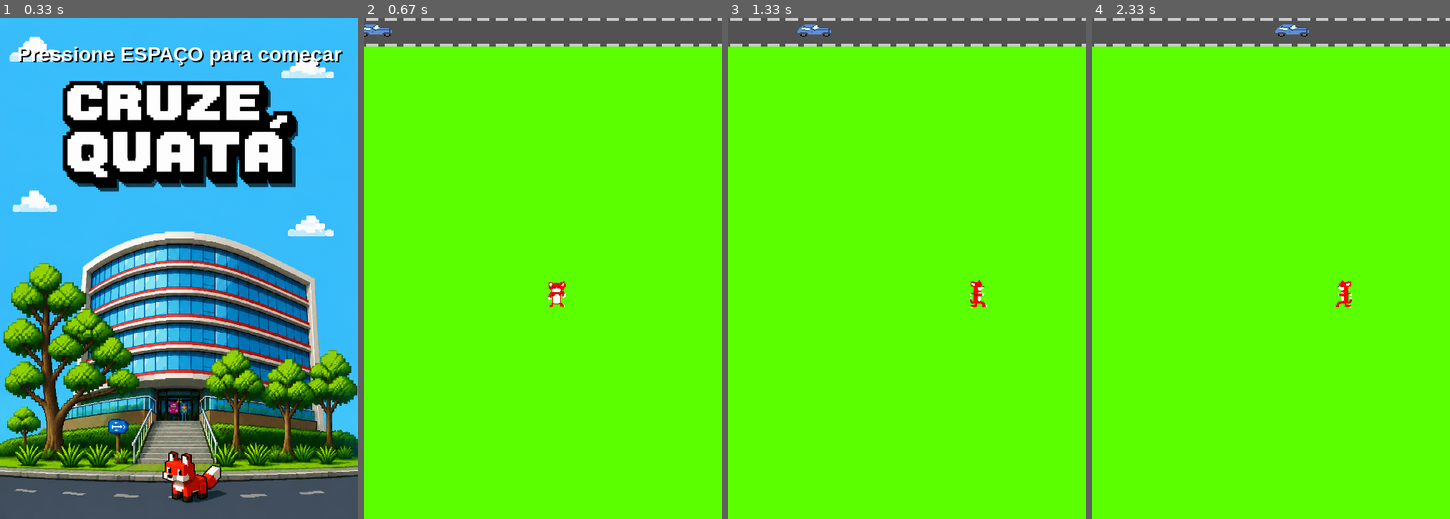
Above: before the commit, frames 1-4 (left to right).
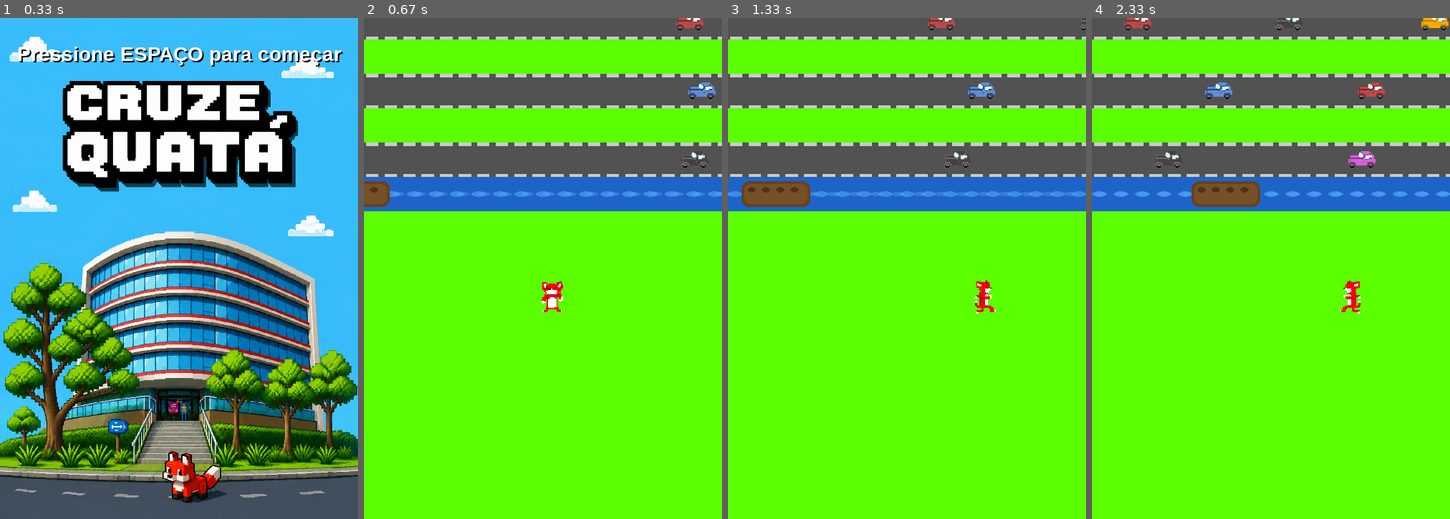
Above: after the commit, the same moments.

Repository: dudu29cabett4-afk/pyGame---Luiz-e-Enzo-e-Murilo
Game: pygame game, started from jogo.py
Two runs of this game, one before a commit and one after it. Both use one fixed random seed, a clock stepped at 60 frames per second and the inputs below.
Inputs:
- Up to frame 1 (0.33 s): no input
- Up to frame 2 (0.67 s): tap Space at 0.33 s
- Up to frame 3 (1.33 s): hold D 0.67-1.13 s; hold D from 1.17 s (still down)
- Up to frame 4 (2.33 s): release D at 1.47 s; hold D 1.5-1.97 s; hold A from 2 s (still down)

Frame 1 is identical in both runs. In frame 2, 23% of the frame differs, in the area x 0-100%, y 0-59%; in frame 3, 23%; in frame 4, 23%.

Commit message:
rios e hitbox arrumada

Diff:
--- a/jogo.py
+++ b/jogo.py
@@ -1,16 +1,12 @@
 import os
 import pygame
 import random
-
 pygame.init()
-
 ALTURA  = 700
 LARGURA = 500
 window  = pygame.display.set_mode((LARGURA, ALTURA))
 pygame.display.set_caption('Cruze Quatá!')
 base = os.path.dirname(__file__)
-
-# ── Imagens ────────────────────────────────────────────────────────────────
 costas         = pygame.image.load(os.path.join(base, "pasta_imagens/costas.png"))
 frente         = pygame.image.load(os.path.join(base, "pasta_imagens/frente.png"))
 direita        = pygame.image.load(os.path.join(base, "pasta_imagens/direita.png"))
@@ -18,85 +14,90 @@
 estrada        = pygame.image.load(os.path.join(base, "pasta_imagens/EstradaTeste.png"))
 grama          = pygame.image.load(os.path.join(base, "pasta_imagens/GramaTeste.png"))
 fundo_img      = pygame.image.load(os.path.join(base, "pasta_imagens/fundoGame.png"))
-fundo_fim_img  = pygame.image.load(os.path.join(base, "pasta_imagens/gameover.png"))   # tela de fim
+fundo_fim_img  = pygame.image.load(os.path.join(base, "pasta_imagens/gameover.png"))
 carro_amarelo  = pygame.image.load(os.path.join(base, "pasta_imagens/amarelo.png"))
 carro_vermelho = pygame.image.load(os.path.join(base, "pasta_imagens/vermelho.png"))
 carro_rosa     = pygame.image.load(os.path.join(base, "pasta_imagens/rosa.png"))
 carro_azul     = pygame.image.load(os.path.join(base, "pasta_imagens/azul.png"))
 carro_preto    = pygame.image.load(os.path.join(base, "pasta_imagens/preto.png"))
 carro_branco   = pygame.image.load(os.path.join(base, "pasta_imagens/brancop.png"))
-
-# ── Tamanhos ───────────────────────────────────────────────────────────────
-tamanho       = 40
-LARGURA_CARRO = 60
-ALTURA_CARRO  = 35
-
-# ── Superfícies escaladas ──────────────────────────────────────────────────
-# [ALTERAÇÃO 4] W → costas (boneco de costas ao subir), S → frente (de frente ao descer)
-img_cima      = pygame.transform.scale(costas,   (tamanho, tamanho))  # era frente
-img_baixo     = pygame.transform.scale(frente,   (tamanho, tamanho))  # era costas
-img_esquerda  = pygame.transform.scale(esquerda, (tamanho, tamanho))
-img_direita   = pygame.transform.scale(direita,  (tamanho, tamanho))
-img_estrada   = pygame.transform.scale(estrada,  (LARGURA, tamanho))
-img_grama     = pygame.transform.scale(grama,    (LARGURA, tamanho))
-img_fundo     = pygame.transform.scale(fundo_img,     (LARGURA, ALTURA))
-img_fundo_fim = pygame.transform.scale(fundo_fim_img, (LARGURA, ALTURA))  # fim de jogo
-
-# Carros: versão direita e versão espelhada (esquerda)
-carros_disp_r = [
-    pygame.transform.scale(c, (LARGURA_CARRO, ALTURA_CARRO))
-    for c in (carro_amarelo, carro_rosa, carro_vermelho,
-              carro_azul, carro_branco, carro_preto)
-]
+TAMANHO_TILE  = 48
+PLAYER_ALVO_Y = ALTURA * 2 // 3 - 100
+def escalar_carro(img):
+    nova_altura  = TAMANHO_TILE
+    orig_w, orig_h = img.get_size()
+    nova_largura = int(orig_w * (nova_altura / orig_h))
+    return pygame.transform.scale(img, (nova_largura, nova_altura))
+img_cima     = pygame.transform.scale(costas,   (TAMANHO_TILE, TAMANHO_TILE))
+img_baixo    = pygame.transform.scale(frente,   (TAMANHO_TILE, TAMANHO_TILE))
+img_esquerda = pygame.transform.scale(esquerda, (TAMANHO_TILE, TAMANHO_TILE))
+img_direita  = pygame.transform.scale(direita,  (TAMANHO_TILE, TAMANHO_TILE))
+img_estrada  = pygame.transform.scale(estrada,  (LARGURA, TAMANHO_TILE))
+img_grama    = pygame.transform.scale(grama,    (LARGURA, TAMANHO_TILE))
+img_fundo    = pygame.transform.scale(fundo_img,      (LARGURA, ALTURA))
+img_fundo_fim= pygame.transform.scale(fundo_fim_img,  (LARGURA, ALTURA))
+img_rio = pygame.Surface((LARGURA, TAMANHO_TILE))
+img_rio.fill((30, 100, 200))
+for i in range(0, LARGURA, 30):
+    pygame.draw.ellipse(img_rio, (60, 140, 230), (i, TAMANHO_TILE//2 - 4, 20, 8))
+carros_disp_r = [escalar_carro(c) for c in (carro_amarelo, carro_rosa, carro_vermelho, carro_azul, carro_branco, carro_preto)]
 carros_disp_l = [pygame.transform.flip(img, True, False) for img in carros_disp_r]
-
-# ── Constantes ─────────────────────────────────────────────────────────────
+troncos_disp_r = []
+troncos_disp_l = []
+for largura_tronco in [96, 120, 144]:
+    surf = pygame.Surface((largura_tronco, TAMANHO_TILE), pygame.SRCALPHA)
+    pygame.draw.rect(surf, (101, 67, 33), (0, 6, largura_tronco, TAMANHO_TILE - 12), border_radius=10)
+    pygame.draw.rect(surf, (120, 80, 40), (4, 10, largura_tronco - 8, TAMANHO_TILE - 20), border_radius=8)
+    for xi in range(8, largura_tronco - 8, 20):
+        pygame.draw.ellipse(surf, (80, 50, 25), (xi, 14, 12, 8))
+    troncos_disp_r.append(surf)
+    troncos_disp_l.append(pygame.transform.flip(surf, True, False))
+LARGURA_CARRO = carros_disp_r[0].get_width()
+ALTURA_CARRO  = TAMANHO_TILE
 VELOCIDADE_CAMERA = 2
-PLAYER_ALVO_Y     = ALTURA * 2 // 3 - 100
-
-# [ALTERAÇÃO 2] Quantidade de linhas iniciais que só geram grama (safe zone)
-SAFE_ZONE_LINHAS = 6
-
-# ── Fontes ─────────────────────────────────────────────────────────────────
+SAFE_ZONE_LINHAS  = 1
 fonte       = pygame.font.SysFont("arial", 28, bold=True)
 fonte_botao = pygame.font.SysFont("arial", 30, bold=True)
-
-# ══════════════════════════════════════════════════════════════════════════
-# ESTADO DO MUNDO  (dicionários limpos a cada novo jogo)
-# ══════════════════════════════════════════════════════════════════════════
 tile_map:      dict = {}
 lane_data:     dict = {}
 carros_ativos: list = []
-
+troncos_ativos: list = []
+TIPO_GRAMA   = "grama"
+TIPO_ESTRADA = "estrada"
+TIPO_RIO     = "rio"
 def resetar_mundo():
-    """Limpa tiles, lane data e carros para reiniciar o jogo."""
     tile_map.clear()
     lane_data.clear()
     carros_ativos.clear()
-
-def gerar_tile(linha: int) -> pygame.Surface:
-    """
-    Retorna o tile da linha.
-    [ALTERAÇÃO 2] Linhas dentro da safe zone sempre retornam grama.
-    """
+    troncos_ativos.clear()
+def gerar_tile(linha: int):
     if linha not in tile_map:
-        linha_base  = int(PLAYER_ALVO_Y // tamanho)
+        linha_base  = int(PLAYER_ALVO_Y // TAMANHO_TILE)
         safe_inicio = linha_base - SAFE_ZONE_LINHAS
-        if linha >= safe_inicio:          # dentro da safe zone → só grama
-            tile_map[linha] = img_grama
-        else:                             # fora da safe zone → geração normal
-            tile_map[linha] = random.choices(
-                [img_grama, img_estrada], weights=[2, 1]
+        if linha >= safe_inicio:
+            tile_map[linha] = (img_grama, TIPO_GRAMA)
+        else:
+            escolha = random.choices(
+                [TIPO_GRAMA, TIPO_ESTRADA, TIPO_RIO], weights=[2, 3, 2]
             )[0]
+            if escolha == TIPO_GRAMA:
+                tile_map[linha] = (img_grama, TIPO_GRAMA)
+            elif escolha == TIPO_ESTRADA:
+                tile_map[linha] = (img_estrada, TIPO_ESTRADA)
+            else:
+                tile_map[linha] = (img_rio, TIPO_RIO)
     return tile_map[linha]
-
 def obter_lane_data(linha: int) -> dict:
-    """Retorna e inicializa os dados de tráfego de uma faixa de estrada."""
     if linha not in lane_data:
-        direcao   = 1 if linha % 2 == 0 else -1
-        velocidade= random.uniform(2.5, 6.0)
-        spawn_gap = random.randint(int(LARGURA * 0.55), int(LARGURA * 1.1))
-        proximo_x = float(-LARGURA_CARRO) if direcao == 1 else float(LARGURA)
+        direcao    = 1 if linha % 2 == 0 else -1
+        tipo = gerar_tile(linha)[1]
+        if tipo == TIPO_RIO:
+            velocidade = random.uniform(2.0, 4.5)
+            spawn_gap  = random.randint(int(LARGURA * 0.35), int(LARGURA * 0.6))
+        else:
+            velocidade = random.uniform(4.5, 9.0)
+            spawn_gap  = random.randint(int(LARGURA * 0.35), int(LARGURA * 0.65))
+        proximo_x  = float(-LARGURA_CARRO) if direcao == 1 else float(LARGURA)
         lane_data[linha] = {
             "direcao":         direcao,
             "velocidade":      velocidade,
@@ -104,79 +105,80 @@
             "proximo_spawn_x": proximo_x,
         }
     return lane_data[linha]
-
-# ── Classe Carro ───────────────────────────────────────────────────────────
 class Carro:
-    __slots__ = ("linha", "x", "velocidade", "direcao", "img")
-
+    __slots__ = ("linha", "x", "velocidade", "direcao", "img", "largura")
     def __init__(self, linha, x, velocidade, direcao, img):
         self.linha      = linha
         self.x          = x
         self.velocidade = velocidade
         self.direcao    = direcao
         self.img        = img
-
+        self.largura    = img.get_width()
     def update(self):
         self.x += self.velocidade * self.direcao
-
     def fora_da_tela(self):
         if self.direcao == 1:
-            return self.x > LARGURA + LARGURA_CARRO
-        return self.x < -LARGURA_CARRO * 2
-
+            return self.x > LARGURA + self.largura
+        return self.x < -self.largura * 2
     def screen_y(self, camera_y):
-        return int(self.linha * tamanho - camera_y)
-
+        return int(self.linha * TAMANHO_TILE - camera_y)
     def draw(self, surface, camera_y):
         surface.blit(self.img, (int(self.x), self.screen_y(camera_y)))
-
     def rect(self, camera_y):
         m = 4
         return pygame.Rect(
             int(self.x) + m,
             self.screen_y(camera_y) + m,
-            LARGURA_CARRO - m * 2,
+            self.largura - m * 2,
             ALTURA_CARRO  - m * 2,
         )
-
 def tentar_spawnar_carros(linha_ini: int, linha_fim: int):
-    """
-    Spawna carros nas faixas de estrada visíveis.
-    [ALTERAÇÃO 2] Nunca spawna dentro da safe zone.
-    """
-    linha_base   = int(PLAYER_ALVO_Y // tamanho)
-    safe_inicio  = linha_base - SAFE_ZONE_LINHAS
-
+    linha_base  = int(PLAYER_ALVO_Y // TAMANHO_TILE)
+    safe_inicio = linha_base - SAFE_ZONE_LINHAS
     for linha in range(linha_ini, linha_fim + 1):
-        if linha >= safe_inicio:           # safe zone: sem carros
+        if linha >= safe_inicio:
             continue
-        if gerar_tile(linha) is not img_estrada:
-            continue
-
-        ld = obter_lane_data(linha)
-        d  = ld["direcao"]
-        v  = ld["velocidade"]
-        ja_existem = [c for c in carros_ativos if c.linha == linha]
-
-        if not ja_existem:
-            x0  = float(-LARGURA_CARRO) if d == 1 else float(LARGURA)
-            img = random.choice(carros_disp_r if d == 1 else carros_disp_l)
-            carros_ativos.append(Carro(linha, x0, v, d, img))
-            ld["proximo_spawn_x"] = x0 + d * ld["spawn_gap"]
-        else:
-            ultimo = max(ja_existem, key=lambda c: c.x * d)
-            if d == 1 and ultimo.x >= ld["proximo_spawn_x"]:
-                img = random.choice(carros_disp_r)
-                carros_ativos.append(Carro(linha, float(-LARGURA_CARRO), v, d, img))
-                ld["proximo_spawn_x"] += ld["spawn_gap"]
-            elif d == -1 and ultimo.x <= ld["proximo_spawn_x"]:
-                img = random.choice(carros_disp_l)
-                carros_ativos.append(Carro(linha, float(LARGURA), v, d, img))
-                ld["proximo_spawn_x"] -= ld["spawn_gap"]
-
-# ══════════════════════════════════════════════════════════════════════════
-# TELA INICIAL
-# ══════════════════════════════════════════════════════════════════════════
+        surf, tipo = gerar_tile(linha)
+        if tipo == TIPO_ESTRADA:
+            ld = obter_lane_data(linha)
+            d  = ld["direcao"]
+            v  = ld["velocidade"]
+            ja_existem = [c for c in carros_ativos if c.linha == linha]
+            if not ja_existem:
+                x0  = float(-LARGURA_CARRO) if d == 1 else float(LARGURA)
+                img = random.choice(carros_disp_r if d == 1 else carros_disp_l)
+                carros_ativos.append(Carro(linha, x0, v, d, img))
+                ld["proximo_spawn_x"] = x0 + d * ld["spawn_gap"]
+            else:
+                ultimo = max(ja_existem, key=lambda c: c.x * d)
+                if d == 1 and ultimo.x >= ld["proximo_spawn_x"]:
+                    img = random.choice(carros_disp_r)
+                    carros_ativos.append(Carro(linha, float(-LARGURA_CARRO), v, d, img))
+                    ld["proximo_spawn_x"] += ld["spawn_gap"]
+                elif d == -1 and ultimo.x <= ld["proximo_spawn_x"]:
+                    img = random.choice(carros_disp_l)
+                    carros_ativos.append(Carro(linha, float(LARGURA), v, d, img))
+                    ld["proximo_spawn_x"] -= ld["spawn_gap"]
+        elif tipo == TIPO_RIO:
+            ld = obter_lane_data(linha)
+            d  = ld["direcao"]
+            v  = ld["velocidade"]
+            ja_existem = [t for t in troncos_ativos if t.linha == linha]
+            if not ja_existem:
+                img = random.choice(troncos_disp_r if d == 1 else troncos_disp_l)
+                x0  = float(-img.get_width()) if d == 1 else float(LARGURA)
+                troncos_ativos.append(Carro(linha, x0, v, d, img))
+                ld["proximo_spawn_x"] = x0 + d * ld["spawn_gap"]
+            else:
+                ultimo = max(ja_existem, key=lambda c: c.x * d)
+                if d == 1 and ultimo.x >= ld["proximo_spawn_x"]:
+                    img = random.choice(troncos_disp_r)
+                    troncos_ativos.append(Carro(linha, float(-img.get_width()), v, d, img))
+                    ld["proximo_spawn_x"] += ld["spawn_gap"]
+                elif d == -1 and ultimo.x <= ld["proximo_spawn_x"]:
+                    img = random.choice(troncos_disp_l)
+                    troncos_ativos.append(Carro(linha, float(LARGURA), v, d, img))
+                    ld["proximo_spawn_x"] -= ld["spawn_gap"]
 def tela_inicial():
     clock_menu = pygame.time.Clock()
     while True:
@@ -186,45 +188,27 @@
                 exit()
             if event.type == pygame.KEYDOWN and event.key == pygame.K_SPACE:
                 return
-
         window.blit(img_fundo, (0, 0))
-
         if pygame.time.get_ticks() % 1000 < 500:
             texto  = fonte.render("Pressione ESPAÇO para começar", True, (255, 255, 255))
             rect   = texto.get_rect(center=(LARGURA // 2, 50))
             sombra = fonte.render("Pressione ESPAÇO para começar", True, (0, 0, 0))
             window.blit(sombra, (rect.x + 2, rect.y + 2))
             window.blit(texto, rect)
-
         pygame.display.update()
         clock_menu.tick(30)
-
-# ══════════════════════════════════════════════════════════════════════════
-# [ALTERAÇÃO 1] TELA DE GAME OVER com botões RETRY e MENU
-# ══════════════════════════════════════════════════════════════════════════
 def tela_game_over() -> str:
-    """
-    Exibe a tela de fim de jogo sobre a imagem 'fim jogo.png'.
-    Retorna 'retry' ou 'menu' conforme o botão clicado.
-    """
     clock_go = pygame.time.Clock()
-
-    # Posição dos botões (centralizados horizontalmente)
     btn_w, btn_h = 160, 55
     btn_retry = pygame.Rect(LARGURA // 2 - btn_w - 20, ALTURA // 2 + 60, btn_w, btn_h)
     btn_menu  = pygame.Rect(LARGURA // 2 + 20,          ALTURA // 2 + 60, btn_w, btn_h)
-
     COR_NORMAL = (30,  30,  30,  190)
     COR_HOVER  = (200, 80,  20,  230)
     COR_TEXTO  = (255, 255, 255)
     COR_BORDA  = (255, 255, 255)
-
-    # Surface auxiliar para desenhar retângulos semi-transparentes
     btn_surf = pygame.Surface((btn_w, btn_h), pygame.SRCALPHA)
-
     while True:
         mouse = pygame.mouse.get_pos()
-
         for event in pygame.event.get():
             if event.type == pygame.QUIT:
                 pygame.quit()
@@ -234,129 +218,126 @@
                     return "retry"
                 if btn_menu.collidepoint(mouse):
                     return "menu"
-
         window.blit(img_fundo_fim, (0, 0))
-
-        # Botão RETRY
         btn_surf.fill(COR_HOVER if btn_retry.collidepoint(mouse) else COR_NORMAL)
         window.blit(btn_surf, btn_retry.topleft)
         pygame.draw.rect(window, COR_BORDA, btn_retry, 2, border_radius=8)
         t = fonte_botao.render("RETRY", True, COR_TEXTO)
         window.blit(t, t.get_rect(center=btn_retry.center))
-
-        # Botão MENU
         btn_surf.fill(COR_HOVER if btn_menu.collidepoint(mouse) else COR_NORMAL)
         window.blit(btn_surf, btn_menu.topleft)
         pygame.draw.rect(window, COR_BORDA, btn_menu, 2, border_radius=8)
         t = fonte_botao.render("MENU", True, COR_TEXTO)
         window.blit(t, t.get_rect(center=btn_menu.center))
-
         pygame.display.update()
         clock_go.tick(30)
-
-# ══════════════════════════════════════════════════════════════════════════
-# LOOP PRINCIPAL (encapsulado para ser reiniciável)
-# ══════════════════════════════════════════════════════════════════════════
 def iniciar_jogo() -> str:
-    """
-    Executa o loop principal do jogo.
-    Retorna 'retry' ou 'menu' após o game over.
-    """
     resetar_mundo()
-
-    player_wx: float = LARGURA / 2
-    player_wy: float = float(PLAYER_ALVO_Y)
-    camera_y:  float = player_wy - PLAYER_ALVO_Y  # câmera alinhada ao jogador
-
-    # [ALTERAÇÃO 3] câmera só começa a se mover depois que o jogador pressiona W
+    player_linha = int(PLAYER_ALVO_Y // TAMANHO_TILE)
+    player_wx: float = float((LARGURA // TAMANHO_TILE // 2) * TAMANHO_TILE)
+    player_wy: float = float(player_linha * TAMANHO_TILE)
+    camera_y:  float = player_wy - PLAYER_ALVO_Y
     camera_ativa = False
-
-    imagem = img_baixo   # começa de frente (olhando para a câmera)
+    imagem = img_baixo
     clock  = pygame.time.Clock()
-
     while True:
         clock.tick(30)
-
         for event in pygame.event.get():
             if event.type == pygame.QUIT:
                 pygame.quit()
                 exit()
-
             if event.type == pygame.KEYDOWN:
                 if event.key == pygame.K_w:
-                    player_wy   -= tamanho
-                    imagem       = img_cima    # [ALTERAÇÃO 4] W → costas
-                    camera_ativa = True        # [ALTERAÇÃO 3] ativa câmera
+                    player_wy   -= TAMANHO_TILE
+                    imagem       = img_cima
+                    camera_ativa = True
                 if event.key == pygame.K_s:
-                    player_wy  += tamanho
-                    imagem      = img_baixo    # [ALTERAÇÃO 4] S → frente
+                    player_wy  += TAMANHO_TILE
+                    imagem      = img_baixo
                 if event.key == pygame.K_a:
-                    player_wx  -= tamanho
+                    player_wx  -= TAMANHO_TILE
                     imagem      = img_esquerda
                 if event.key == pygame.K_d:
-                    player_wx  += tamanho
+                    player_wx  += TAMANHO_TILE
                     imagem      = img_direita
-
-        # [ALTERAÇÃO 3] câmera avança só se ativada
         if camera_ativa:
             camera_y -= VELOCIDADE_CAMERA
-
         target_cam = player_wy - PLAYER_ALVO_Y
         if camera_y > target_cam:
             camera_y = target_cam
-
-        player_wx = max(0.0, min(float(LARGURA - tamanho), player_wx))
-
         player_screen_y = player_wy - camera_y
         player_screen_x = int(player_wx)
-
-        # Game over por sair da tela
-        if player_screen_y >= ALTURA or player_screen_y < -tamanho:
+        if player_screen_y >= ALTURA or player_screen_y < -TAMANHO_TILE:
             return tela_game_over()
-
-        linha_ini = int(camera_y // tamanho) - 1
-        linha_fim = int((camera_y + ALTURA) // tamanho) + 1
-
+        linha_ini = int(camera_y // TAMANHO_TILE) - 1
+        linha_fim = int((camera_y + ALTURA) // TAMANHO_TILE) + 1
         tentar_spawnar_carros(linha_ini, linha_fim)
-
         for c in carros_ativos:
             c.update()
         carros_ativos[:] = [c for c in carros_ativos if not c.fora_da_tela()]
-
-        # Game over por colisão com carro
+        for t in troncos_ativos:
+            t.update()
+        troncos_ativos[:] = [t for t in troncos_ativos if not t.fora_da_tela()]
+        player_linha_atual = int(player_wy // TAMANHO_TILE)
+        tile_atual, tipo_atual = gerar_tile(player_linha_atual)
         player_rect = pygame.Rect(
             player_screen_x + 4,
             int(player_screen_y) + 4,
-            tamanho - 8,
-            tamanho - 8,
+            TAMANHO_TILE - 8,
+            TAMANHO_TILE - 8,
         )
-        for c in carros_ativos:
-            if c.rect(camera_y).colliderect(player_rect):
-                return tela_game_over()
-
-        # ── Desenho ────────────────────────────────────────────────────
+        if tipo_atual == TIPO_RIO:
+            for t in troncos_ativos:
+                if t.linha == player_linha_atual and t.rect(camera_y).colliderect(player_rect):
+                    player_wx += t.velocidade * t.direcao
+                    break
+        player_wx = max(0.0, min(float(LARGURA - TAMANHO_TILE), player_wx))
+        player_screen_x = int(player_wx)
+        player_rect = pygame.Rect(
+            player_screen_x + 4,
+            int(player_screen_y) + 4,
+            TAMANHO_TILE - 8,
+            TAMANHO_TILE - 8,
+        )
+        morreu = False
+        if tipo_atual == TIPO_ESTRADA:
+            for c in carros_ativos:
+                if c.rect(camera_y).colliderect(player_rect):
+                    morreu = True
+                    break
+        elif tipo_atual == TIPO_RIO:
+            em_tronco = False
+            for t in troncos_ativos:
+                if t.linha == player_linha_atual and t.rect(camera_y).colliderect(player_rect):
+                    em_tronco = True
+                    break
+            if not em_tronco:
+                morreu = True
+        if morreu:
+            return tela_game_over()
         window.blit(img_fundo, (0, 0))
-
         for linha in range(linha_ini, linha_fim + 1):
-            sy = int(linha * tamanho - camera_y)
-            window.blit(gerar_tile(linha), (0, sy))
-
+            sy = int(linha * TAMANHO_TILE - camera_y)
+            surf, tipo = gerar_tile(linha)
+            window.blit(surf, (0, sy))
+            if tipo == TIPO_RIO:
+                onda = pygame.Surface((LARGURA, TAMANHO_TILE), pygame.SRCALPHA)
+                t_off = pygame.time.get_ticks() // 200
+                for xi in range((t_off * 3) % 30 - 30, LARGURA, 30):
+                    pygame.draw.ellipse(onda, (100, 180, 255, 80), (xi, TAMANHO_TILE//2 - 3, 18, 6))
+                window.blit(onda, (0, sy))
+        for t in troncos_ativos:
+            sy = t.screen_y(camera_y)
+            if -TAMANHO_TILE <= sy <= ALTURA:
+                t.draw(window, camera_y)
         for c in carros_ativos:
             sy = c.screen_y(camera_y)
             if -ALTURA_CARRO <= sy <= ALTURA:
                 c.draw(window, camera_y)
-
         window.blit(imagem, (player_screen_x, int(player_screen_y)))
-
         pygame.display.update()
-
-# ══════════════════════════════════════════════════════════════════════════
-# LOOP MESTRE — gerencia telas: inicial → jogo → game over → retry/menu
-# ══════════════════════════════════════════════════════════════════════════
 tela_inicial()
-
 while True:
-    resultado = iniciar_jogo()     # devolve "retry" ou "menu"
+    resultado = iniciar_jogo()
     if resultado == "menu":
-        tela_inicial()             # volta para o menu
-    # se "retry", reinicia direto sem passar pelo menu
+        tela_inicial()
